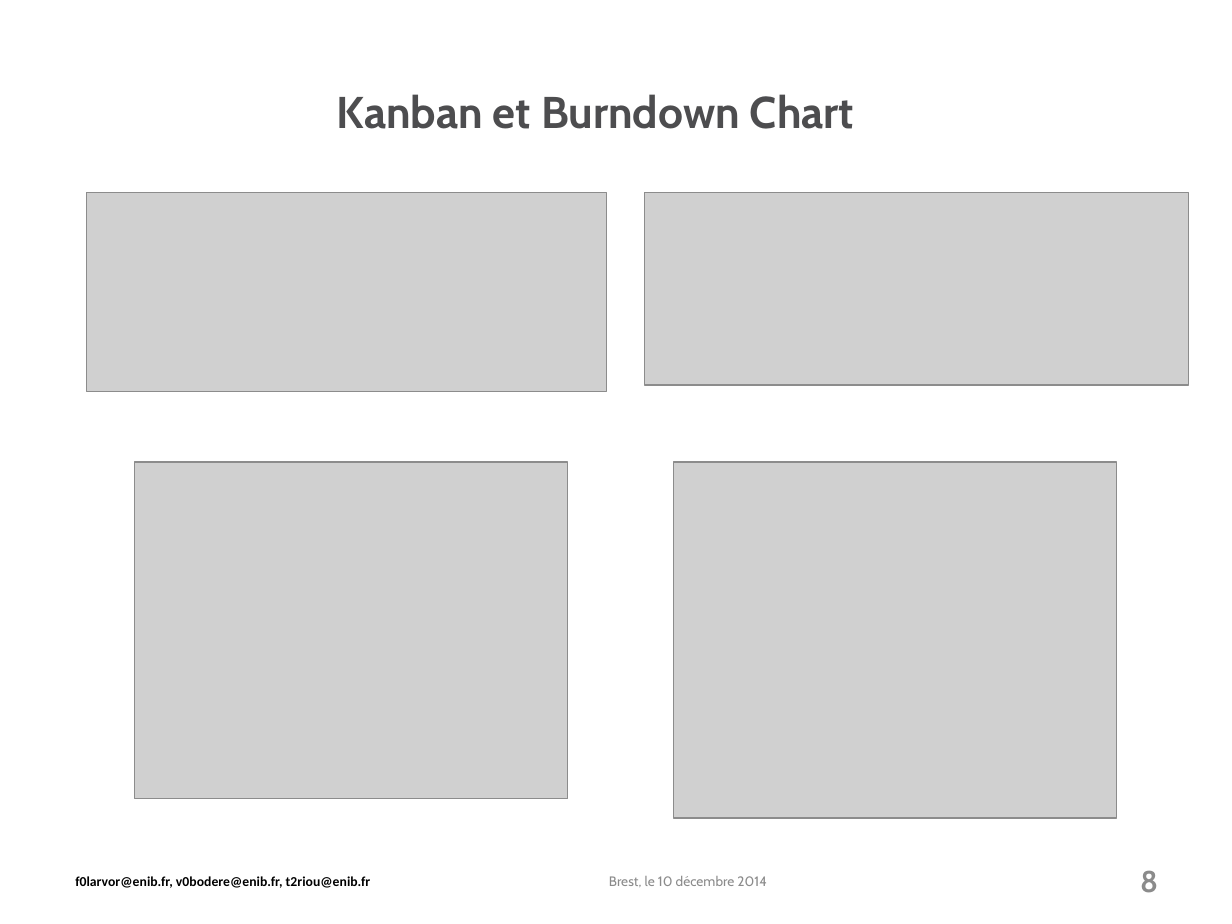
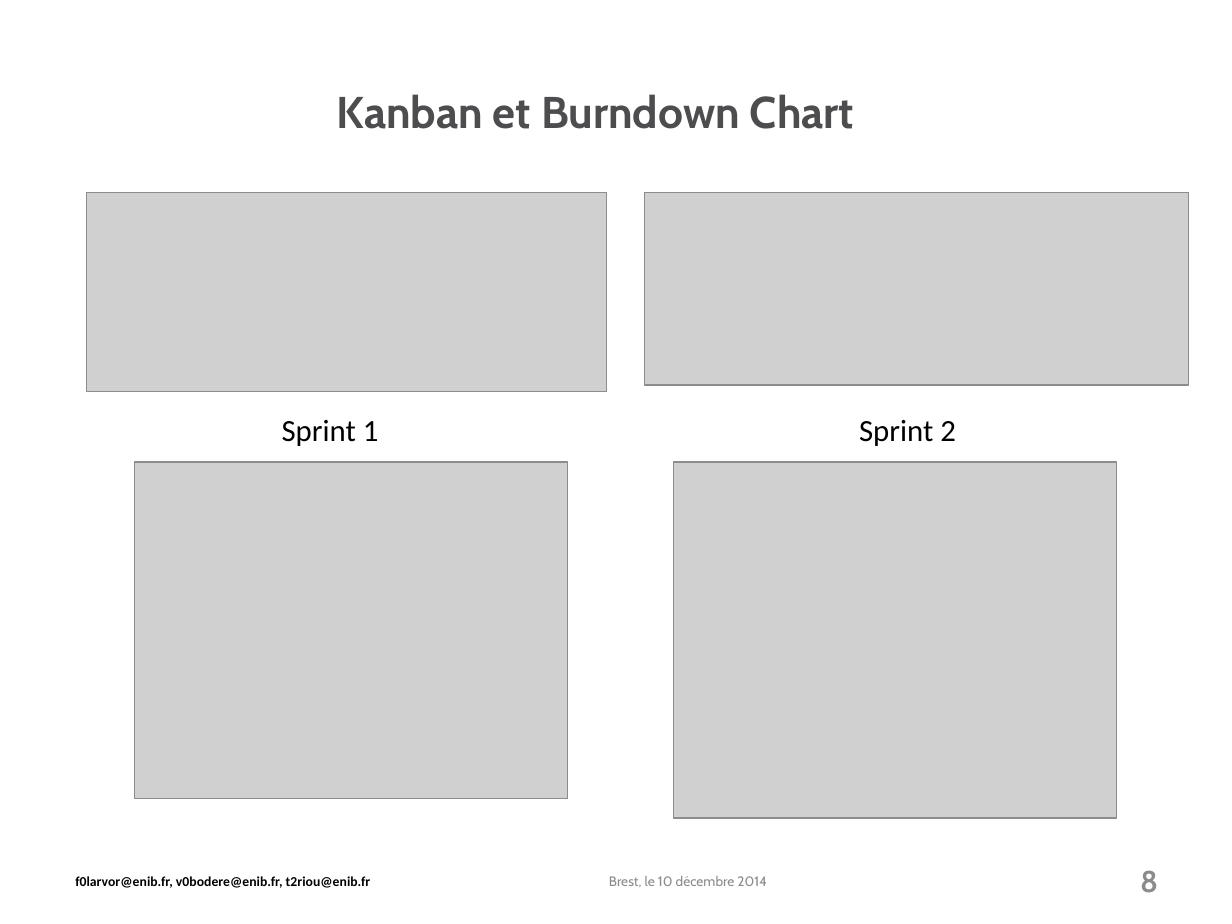
Before and after one commit to PixelSenseEnib/PixelSense, a slide deck: slide 8 of Soutenance/modele-ENIB-2010.pptx. Drawn at 1232x924 pixels with LibreOffice and Linux fonts; fonts in the diff are those of the drawing; grey boxes stand for pictures; background and template pictures are left out. Boxes give left, top, right and bottom in pixels: in the first picture for what was removed or moved away, otherwise in the second. Text is boxed around its words. In the diff, an @@ line names an element or a change of style, - is before the commit and + after.

```diff
--- a/Soutenance/modele-ENIB-2010.pptx
+++ b/Soutenance/modele-ENIB-2010.pptx
@@ text added at <box>282,420,379,446</box>, 18 pt, text #000000 @@
+Sprint 1
@@ text added at <box>859,420,956,446</box>, 18 pt, text #000000 @@
+Sprint 2
```
Also in this commit, not shown: 3 other slides changed.
